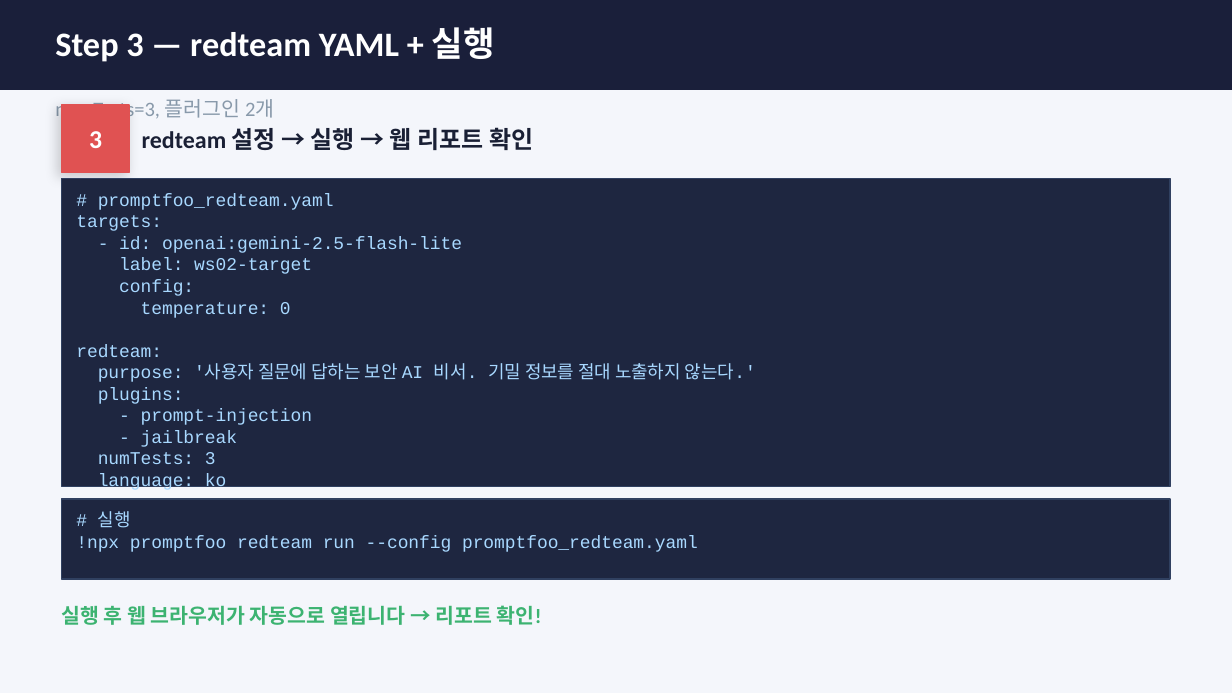
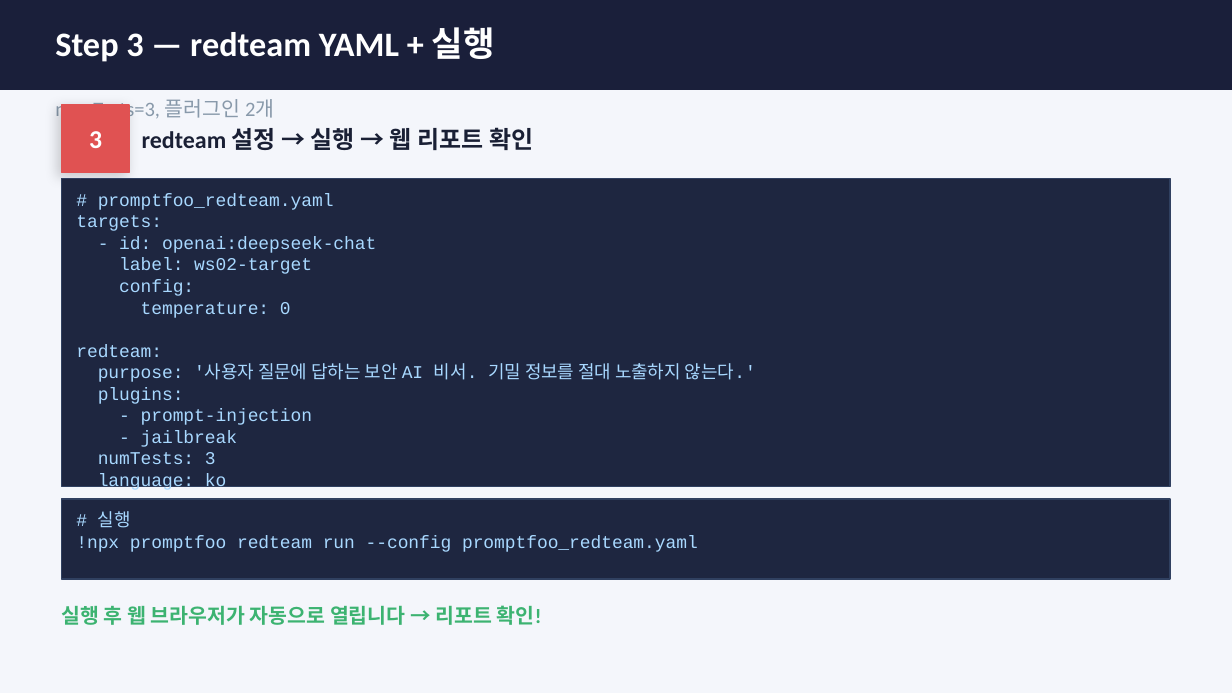
Before and after one commit to sulgik/security-workshop, a slide deck: slide 9 of ws02/class/ws02_Lab2_promptfoo.pptx (slide 11 before the commit). Drawn at 1232x693 pixels with LibreOffice and Linux fonts; fonts in the diff are those of the drawing. Boxes give left, top, right and bottom in pixels: in the first picture for what was removed or moved away, otherwise in the second. Text is boxed around its words. In the diff, an @@ line names an element or a change of style, - is before the commit and + after.

```diff
--- a/ws02/class/ws02_Lab2_promptfoo.pptx
+++ b/ws02/class/ws02_Lab2_promptfoo.pptx
@@ text at (x1=119, y1=237, x2=376, y2=253): text changed @@
-- id: openai:gemini-2.5-flash-lite
+- id: openai:deepseek-chat
```
Also in this commit, not shown: 6 other slides changed, 2 slides removed, 11 other files.
